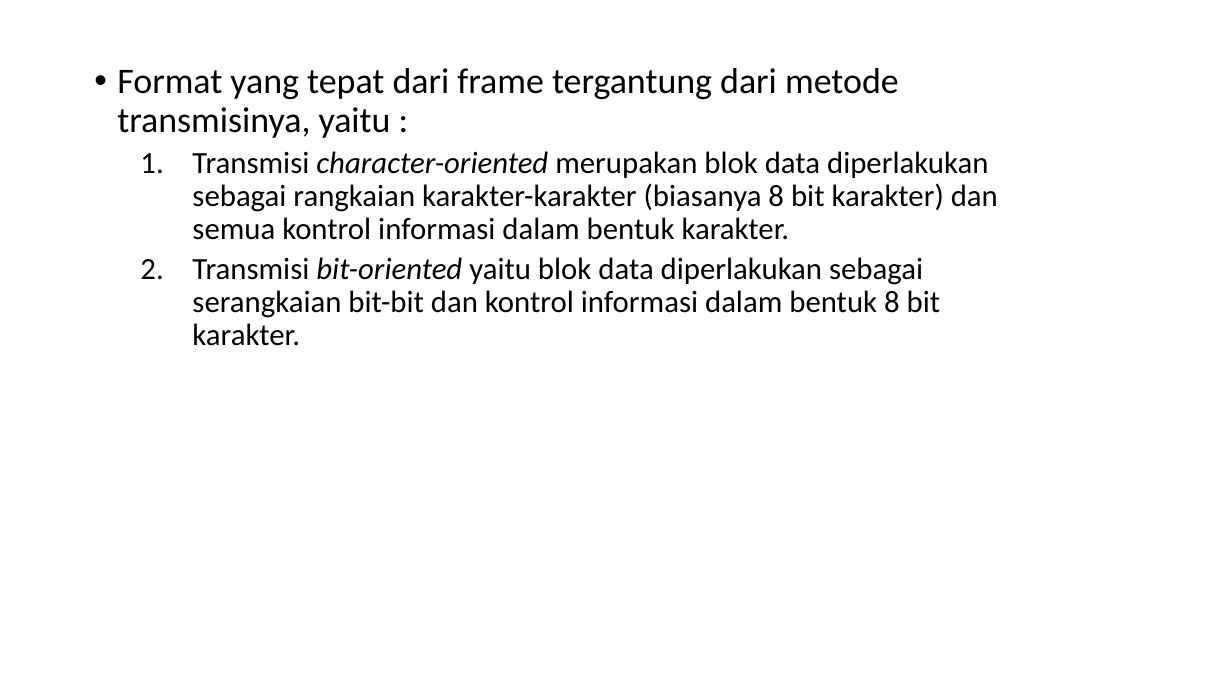
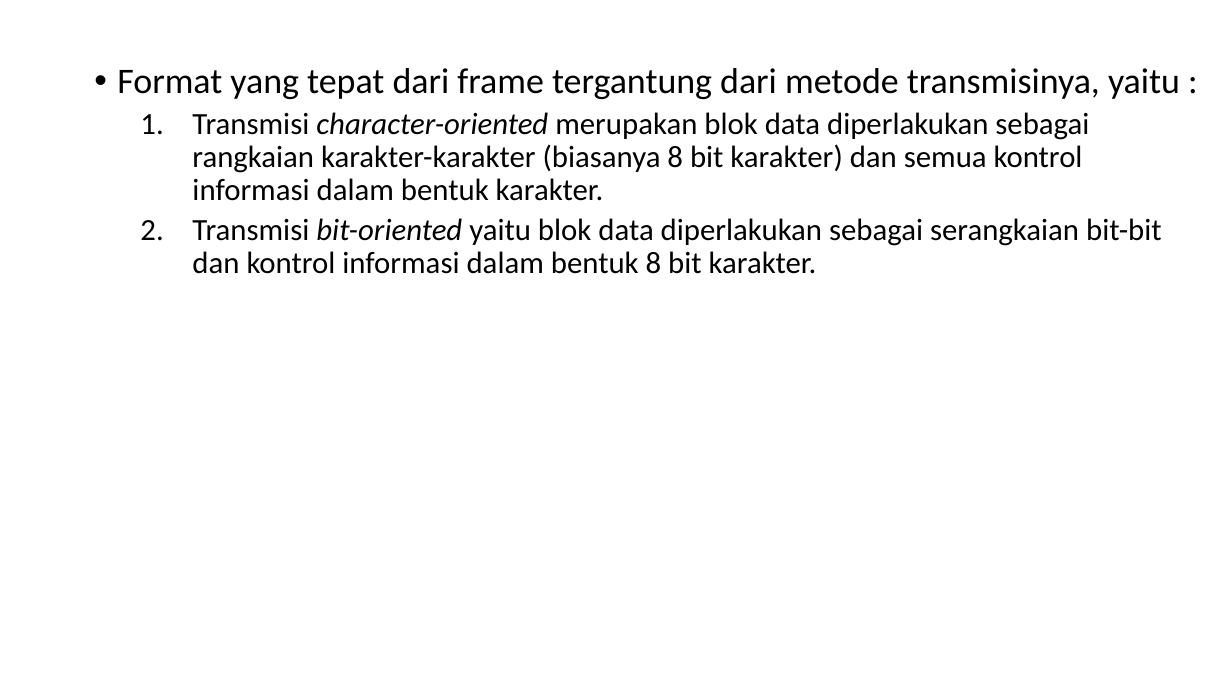
Before and after one commit to amelcharolinesgn2/DataNetCommunication, a slide deck: slide 11 of 6_3Network Communication_TEKNIK KOMUNIKASI DATA DIGITAL.pptx. Drawn at 1232x693 pixels with LibreOffice and Linux fonts; fonts in the diff are those of the drawing. Boxes give left, top, right and bottom in pixels: in the first picture for what was removed or moved away, otherwise in the second. Text is boxed around its words. In the diff, an @@ line names an element or a change of style, - is before the commit and + after.

```diff
--- a/6_3Network Communication_TEKNIK KOMUNIKASI DATA DIGITAL.pptx
+++ b/6_3Network Communication_TEKNIK KOMUNIKASI DATA DIGITAL.pptx
@@ text "Format yang tepat dari frame ..." rewrapped from [117, 68, 998, 346] to [117, 68, 1180, 274] @@
```
Also in this commit, not shown: 1 other slide changed, 10 other files.
